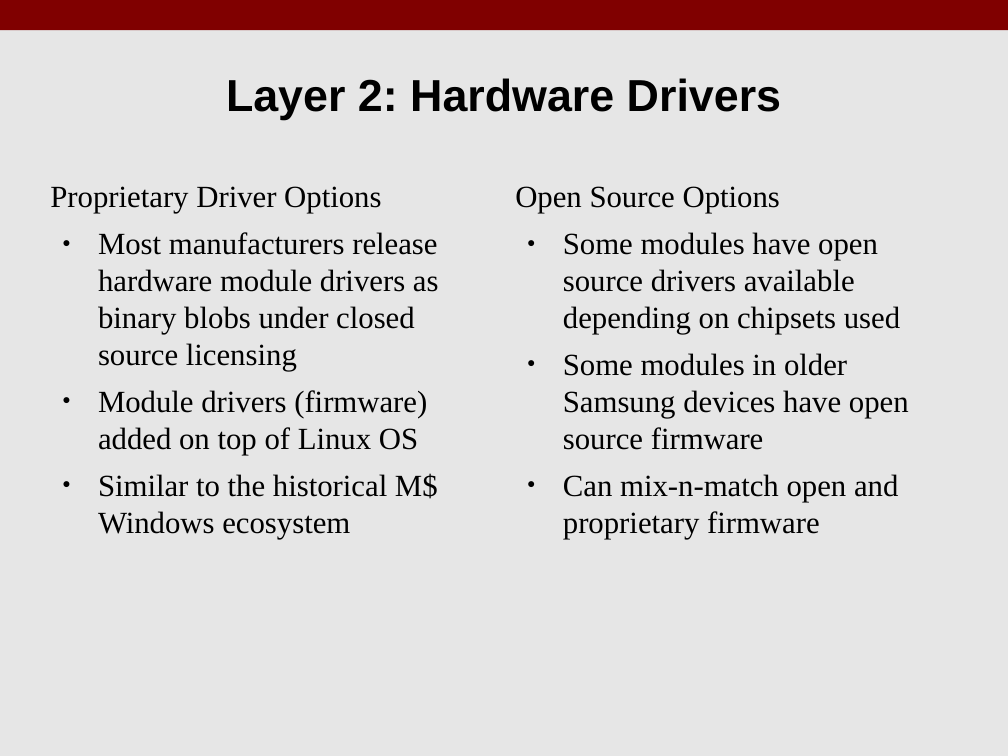
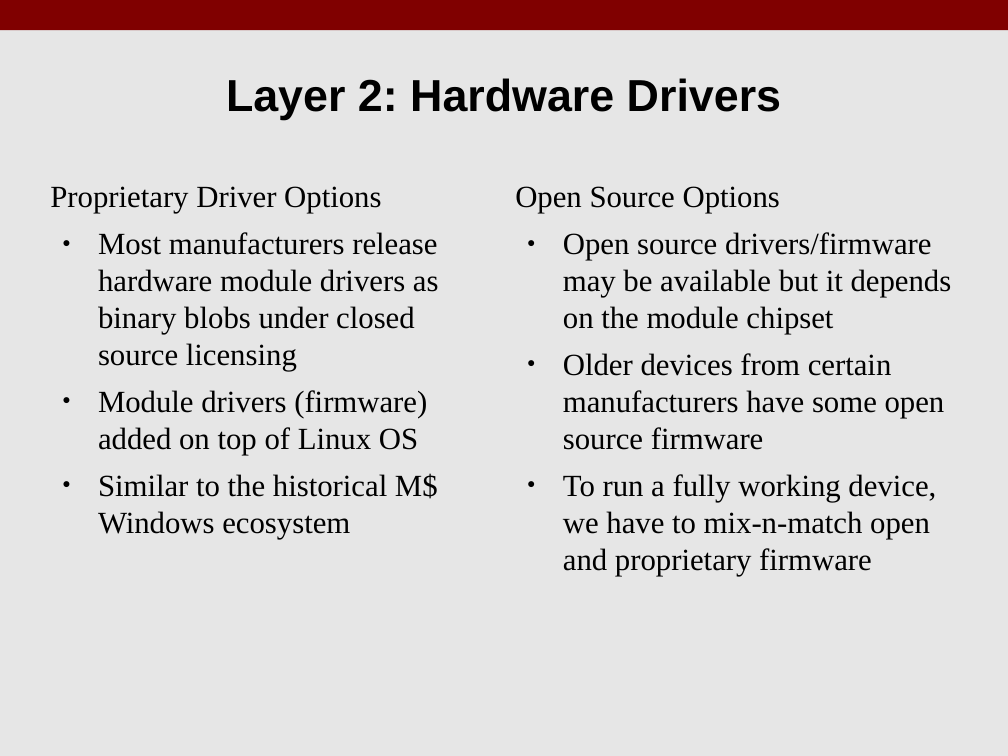
Before and after one commit to benroose/presentations, a slide deck: slide 9 of android_talk/KLF17_Android_Open_Source.odp (slide 13 before the commit). Drawn at 1008x756 pixels with LibreOffice and Linux fonts; fonts in the diff are those of the drawing. Boxes give left, top, right and bottom in pixels: in the first picture for what was removed or moved away, otherwise in the second. Text is boxed around its words. In the diff, an @@ line names an element or a change of style, - is before the commit and + after.

```diff
--- a/android_talk/KLF17_Android_Open_Source.odp
+++ b/android_talk/KLF17_Android_Open_Source.odp
@@ text at [563,232,952,576]: text changed @@
-● Some modules have open source drivers available depending on chipsets used
-● Some modules in older Samsung devices have open source firmware
-● Can mix-n-match open and proprietary firmware
+● Open source drivers/firmware may be available but it depends on the module chipset
+● Older devices from certain manufacturers have some open source firmware
+● To run a fully working device, we have to mix-n-match open and proprietary firmware
```
Also in this commit, not shown: 5 other slides changed, 8 slides added, 10 slides removed, 18 other files.
